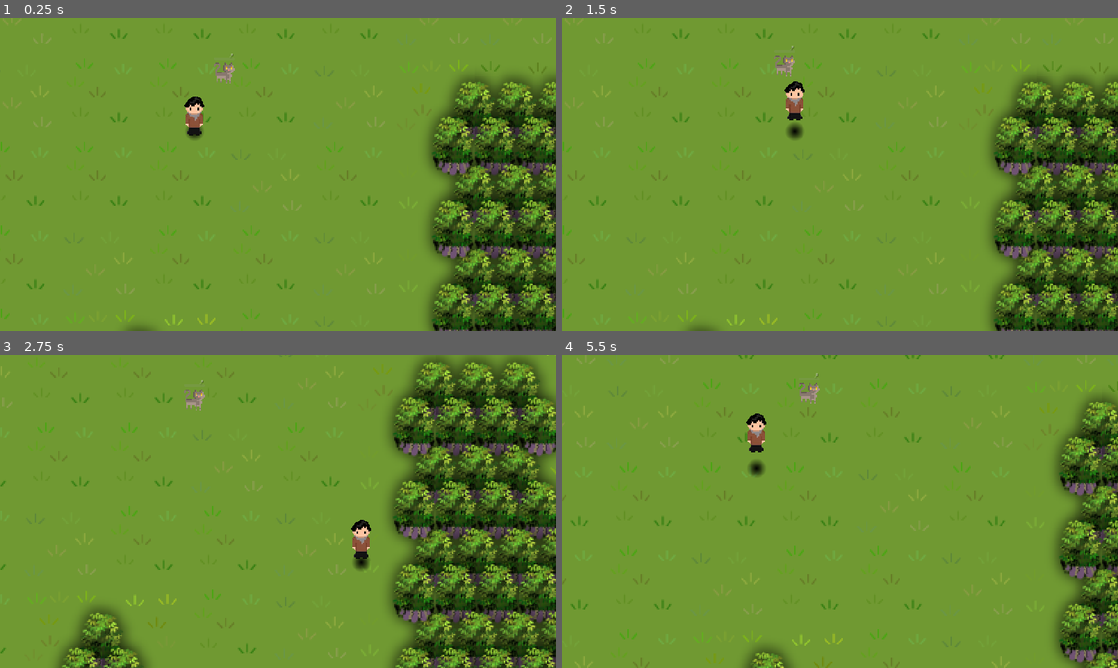
Above: before the commit, frames 1-4 (two rows, left to right).
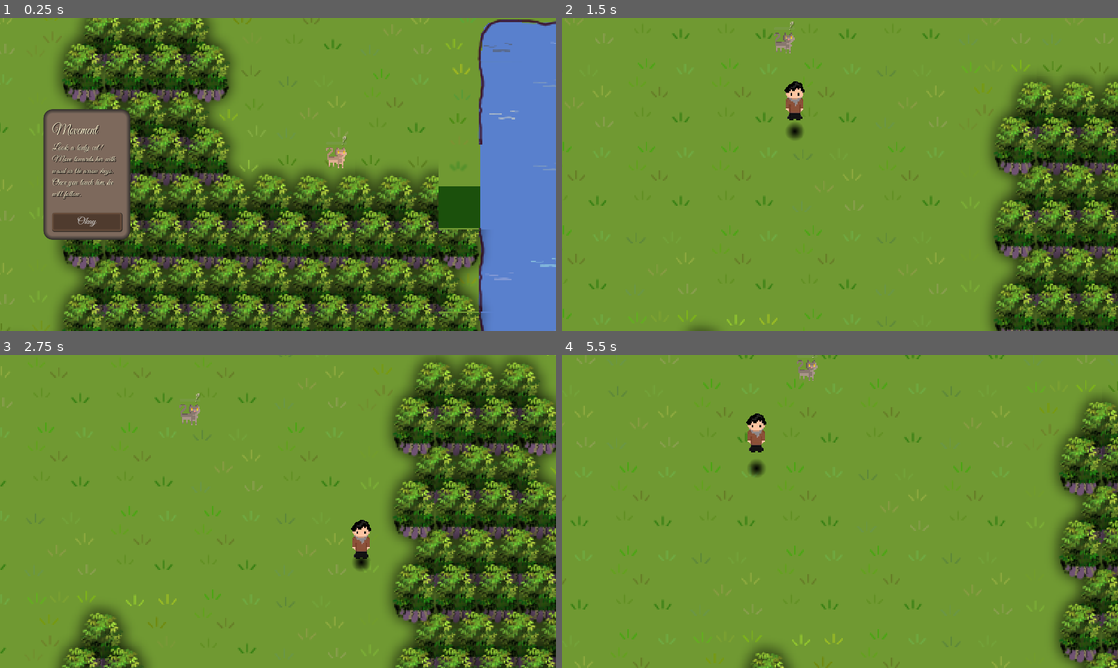
Above: after the commit, the same moments.

Repository: qfeys/ld56-tiny-creatures
Game: Godot game, scene res://main.tscn
Same seed, same stepped clock (60 frames per second), same inputs: the game is played once before the commit and once after it.
Inputs (mouse positions are in pixels of both pictures, inside the frame that each line leads up to):
- Up to frame 1 (0.25 s): no input
- Up to frame 2 (1.5 s): click (650, 221) at 0.5 s, where only the run after the commit has a clickable "Okay"; tap Enter at 1.25 s; hold D (action_right) from 1.28 s (still down); tap Space (action_jump) at 1.35 s
- Up to frame 3 (2.75 s): tap Space (action_jump) at 1.52, 1.82, 2.27, 2.3, 2.57 s; release D (action_right) at 2.03 s; hold S (action_down) from 2.03 s (still down); tap Ctrl (action_crawl) at 2.1 s
- Up to frame 4 (5.5 s): release S (action_down) at 2.78 s; hold D (action_right) 2.78-3.53 s; tap Space (action_jump) at 2.85, 3.77, 3.8, 4.07, 4.35, 4.52, 4.82, 5.27, 5.3 s; hold W (action_up) 3.53-4.28 s; tap Ctrl (action_crawl) at 3.6, 5.1 s; hold A (action_left) from 4.28 s (still down)

The runs differ from the first frame. In frame 1, 64% of the frame differs, in the area x 0-100%, y 0-100%; in frame 2, 0.3%; in frame 3, 0.3%; in frame 4, 0.3%.

Commit message:
Sound and tutorial

Diff:
--- a/UI/panel_style_box.tres
+++ b/UI/panel_style_box.tres
@@ -4,7 +4,7 @@
 content_margin_left = 20.0
 content_margin_top = 30.0
 content_margin_right = 20.0
-content_margin_bottom = 10.0
+content_margin_bottom = 20.0
 bg_color = Color(0.49, 0.41356, 0.3626, 1)
 border_width_left = 10
 border_width_top = 10
--- a/cat/cat.gd
+++ b/cat/cat.gd
@@ -11,6 +11,7 @@
 @export var player: CharacterBody2D
 @export var agitation_bar: ProgressBar
 @export var warning_lable: Label
+@export var audio_manager: Node2D
 
 # Enum for states
 enum State { SIT, MOVE, JOIN, CRAWL, ANXIOUS, LEAVE }
@@ -123,6 +124,7 @@
     if collision:
         match collision.get_collider().get_class():
             "TileMapLayer":
+                get_node("/root/Main/tutorial").call_deferred("open_agitation", self)
                 agitation += 5
                 var normal = collision.get_normal()
                 velocity = velocity.bounce(normal)
@@ -149,10 +151,11 @@
                         _enter_sit_state()
 
             "CharacterBody2D":
-                if collision.get_collider().has_method("get_slashed"):
+                if agitation > 10 and collision.get_collider().has_method("get_slashed"):
                     collision.get_collider().get_slashed(agitation / 10.0)
                     was_in_attack_timer = ATTACK_COOLDOWN
                     _enter_sit_state()
+                    get_node("/root/Main/tutorial").open_fights(self)
                 else: # means it's the player
                     agitation -= 10
                     _enter_sit_state()
@@ -201,6 +204,7 @@
     velocity = Vector2.ZERO
     if sit_timer <= 0.0:
         sit_timer = SIT_TIME
+    audio_manager.play_random()
 
 func _enter_move_state() -> void:
     current_state = State.MOVE
@@ -228,6 +232,7 @@
         printerr("Cat has no player to crawl to")
 
 func _enter_anxious_state() -> void:
+    get_node("/root/Main/tutorial").call_deferred("open_anxiety", self)
     current_state = State.ANXIOUS
     velocity = Vector2.ZERO
     sit_timer = 3.0
@@ -242,3 +247,4 @@
     agitation += damage
     was_in_attack_timer = ATTACK_COOLDOWN
     _enter_move_state()
+    audio_manager.play_fight()
--- a/cat/cat.tscn
+++ b/cat/cat.tscn
@@ -6,6 +6,13 @@
 [ext_resource type="Script" path="res://cat/recolor.gd" id="3_s37f2"]
 [ext_resource type="Theme" uid="uid://bsupviace6ypy" path="res://UI/ui_theme.tres" id="5_n73wd"]
 [ext_resource type="FontFile" uid="uid://c83js3twejqpq" path="res://UI/GreatVibes-Regular.ttf" id="6_17qga"]
+[ext_resource type="Script" path="res://cat/sound_manager.gd" id="7_i4mf2"]
+[ext_resource type="AudioStream" uid="uid://cggjxqeuwp428" path="res://sound/cat_rand_1.wav" id="8_q2beh"]
+[ext_resource type="AudioStream" uid="uid://denn1o28bvq5" path="res://sound/cat_rand_2.wav" id="9_bn7ah"]
+[ext_resource type="AudioStream" uid="uid://dmjgq4f8ajxak" path="res://sound/cat_rand_3.wav" id="10_2eb7f"]
+[ext_resource type="AudioStream" uid="uid://cpk3y18y0b4du" path="res://sound/cat_rand_4.wav" id="11_r558y"]
+[ext_resource type="AudioStream" uid="uid://d280npcpey1x4" path="res://sound/cat_fight.wav" id="12_s3cei"]
+[ext_resource type="AudioStream" uid="uid://c42sflfu7nx2x" path="res://sound/cat_fight_2.wav" id="13_n2vwq"]
 
 [sub_resource type="CircleShape2D" id="CircleShape2D_u3y08"]
 radius = 7.0
@@ -13,14 +20,15 @@
 [sub_resource type="LabelSettings" id="LabelSettings_ugw4w"]
 line_spacing = 0.0
 font = ExtResource("6_17qga")
-font_size = 10
+font_color = Color(1, 0.86, 0.904333, 1)
 shadow_color = Color(0, 0, 0, 0.282353)
 
-[node name="cat" type="CharacterBody2D" node_paths=PackedStringArray("agitation_bar", "warning_lable") groups=["cat"]]
+[node name="cat" type="CharacterBody2D" node_paths=PackedStringArray("agitation_bar", "warning_lable", "audio_manager") groups=["cat"]]
 motion_mode = 1
 script = ExtResource("1_y7ae7")
 agitation_bar = NodePath("Control/ProgressBar")
 warning_lable = NodePath("Control/CenterContainer/Label")
+audio_manager = NodePath("sound_manager")
 
 [node name="sprite_base" type="Sprite2D" parent="."]
 texture = ExtResource("2_qby6i")
@@ -66,3 +74,36 @@
 layout_mode = 2
 text = "S"
 label_settings = SubResource("LabelSettings_ugw4w")
+
+[node name="sound_manager" type="Node2D" parent="." node_paths=PackedStringArray("rand_1", "rand_2", "rand_3", "rand_4", "fight_1", "fight_2")]
+script = ExtResource("7_i4mf2")
+rand_1 = NodePath("cat_rand_1")
+rand_2 = NodePath("cat_rand_2")
+rand_3 = NodePath("cat_rand_3")
+rand_4 = NodePath("cat_rand_4")
+fight_1 = NodePath("cat_fight")
+fight_2 = NodePath("cat_fight2")
+
+[node name="cat_rand_1" type="AudioStreamPlayer2D" parent="sound_manager"]
+stream = ExtResource("8_q2beh")
+max_distance = 192.0
+
+[node name="cat_rand_2" type="AudioStreamPlayer2D" parent="sound_manager"]
+stream = ExtResource("9_bn7ah")
+max_distance = 192.0
+
+[node name="cat_rand_3" type="AudioStreamPlayer2D" parent="sound_manager"]
+stream = ExtResource("10_2eb7f")
+max_distance = 192.0
+
+[node name="cat_rand_4" type="AudioStreamPlayer2D" parent="sound_manager"]
+stream = ExtResource("11_r558y")
+max_distance = 192.0
+
+[node name="cat_fight" type="AudioStreamPlayer2D" parent="sound_manager"]
+stream = ExtResource("12_s3cei")
+max_distance = 256.0
+
+[node name="cat_fight2" type="AudioStreamPlayer2D" parent="sound_manager"]
+stream = ExtResource("13_n2vwq")
+max_distance = 256.0
--- /dev/null
+++ b/cat/sound_manager.gd
@@ -0,0 +1,35 @@
+extends Node2D
+
+@export var rand_1: AudioStreamPlayer2D
+@export var rand_2: AudioStreamPlayer2D
+@export var rand_3: AudioStreamPlayer2D
+@export var rand_4: AudioStreamPlayer2D
+@export var fight_1: AudioStreamPlayer2D
+@export var fight_2: AudioStreamPlayer2D
+
+var time_since_last_rand: float = 0.0
+const MAX_TIME_BETWEEN_RANDS = 3.0
+
+func play_random():
+    if time_since_last_rand > MAX_TIME_BETWEEN_RANDS:
+        time_since_last_rand = 0.0
+        match randi() % 4:
+            0:
+                rand_1.play()
+            1:
+                rand_2.play()
+            2:
+                rand_3.play()
+            3:
+                rand_4.play()
+
+
+func play_fight():
+    match randi() % 2:
+        0:
+            fight_1.play()
+        1:
+            fight_2.play()
+
+func _process(delta):
+    time_since_last_rand += delta
--- a/main.tscn
+++ b/main.tscn
@@ -1,10 +1,11 @@
-[gd_scene load_steps=6 format=3 uid="uid://bqsss0cijxkbr"]
+[gd_scene load_steps=7 format=3 uid="uid://bqsss0cijxkbr"]
 
 [ext_resource type="PackedScene" uid="uid://bdskqdoova2l7" path="res://world/world.tscn" id="1_s3kog"]
 [ext_resource type="Script" path="res://camera.gd" id="2_7f3v2"]
 [ext_resource type="PackedScene" uid="uid://c80kevs187m6c" path="res://player/player.tscn" id="2_j8he0"]
 [ext_resource type="PackedScene" uid="uid://dh60fono75mm8" path="res://cat/cat.tscn" id="4_or6my"]
 [ext_resource type="PackedScene" uid="uid://b2y3c32ga11et" path="res://gate/gate.tscn" id="5_v03ap"]
+[ext_resource type="PackedScene" uid="uid://b1vy2yjnyfvg6" path="res://tutorial.tscn" id="6_0cx5w"]
 
 [node name="Main" type="Node2D"]
 y_sort_enabled = true
@@ -50,3 +51,6 @@
 
 [node name="gate" parent="." instance=ExtResource("5_v03ap")]
 position = Vector2(217, -196)
+
+[node name="tutorial" parent="." node_paths=PackedStringArray("camera") instance=ExtResource("6_0cx5w")]
+camera = NodePath("../Camera2D")
--- a/player/player.gd
+++ b/player/player.gd
@@ -2,10 +2,11 @@
 
 @export var main_sprite: Sprite2D
 @export var ground_shadow: Sprite2D
+@export var footstep_sound: AudioStreamPlayer
 
 const SPEED = 200.0
 const CRAWL_SPEED = 80.0
-const JUMP_VELOCITY = 200.0
+const JUMP_SPEED = 200.0
 const ACCELERATION = 1000.0
 const JUMP_TIME = 0.5
 const JUMP_HEIGHT = 32.0
@@ -16,7 +17,12 @@
 var jump_start: Vector2
 var jump_direction: Vector2
 
+var time_until_tutorial: float = 6.0
+
 func _physics_process(delta):
+    time_until_tutorial -= delta
+    if time_until_tutorial < 0.0:
+        get_node("/root/Main/tutorial").call_deferred("open_abilities")
 
     if is_jumping:
         do_jump(delta)
@@ -43,6 +49,8 @@
         velocity.y = move_toward(velocity.y, 0, ACCELERATION * delta)
 
     var collider = move_and_collide(velocity * delta)
+    if velocity != Vector2.ZERO and footstep_sound.playing == false:
+        footstep_sound.play()
 
     if collider:
         collider_handle(collider)
@@ -62,7 +70,7 @@
 
 
 func do_jump(delta: float) -> void:
-    velocity = jump_direction * JUMP_VELOCITY
+    velocity = jump_direction * JUMP_SPEED
     move_and_collide(velocity * delta)
 
     var jump_fraction = jump_timer / JUMP_TIME # goes from 0 to 1
--- a/player/player.tscn
+++ b/player/player.tscn
@@ -1,7 +1,8 @@
-[gd_scene load_steps=6 format=3 uid="uid://c80kevs187m6c"]
+[gd_scene load_steps=7 format=3 uid="uid://c80kevs187m6c"]
 
 [ext_resource type="Script" path="res://player/player.gd" id="1_1p7t5"]
 [ext_resource type="Texture2D" uid="uid://cbxql0frdqv5n" path="res://player/player_spritesheet.png" id="2_pgi5h"]
+[ext_resource type="AudioStream" uid="uid://ff28utlfw63b" path="res://sound/footstep.wav" id="3_pnorj"]
 
 [sub_resource type="CircleShape2D" id="CircleShape2D_nh2pr"]
 radius = 16.0
@@ -17,7 +18,7 @@
 fill_from = Vector2(0.5, 0.5)
 fill_to = Vector2(0.5, 0)
 
-[node name="Player" type="CharacterBody2D" node_paths=PackedStringArray("main_sprite", "ground_shadow")]
+[node name="Player" type="CharacterBody2D" node_paths=PackedStringArray("main_sprite", "ground_shadow", "footstep_sound")]
 position = Vector2(100, 100)
 collision_layer = 5
 collision_mask = 5
@@ -25,6 +26,7 @@
 script = ExtResource("1_1p7t5")
 main_sprite = NodePath("Sprite2D")
 ground_shadow = NodePath("ground_shadow")
+footstep_sound = NodePath("AudioStreamPlayer")
 
 [node name="CollisionShape2D" type="CollisionShape2D" parent="."]
 shape = SubResource("CircleShape2D_nh2pr")
@@ -38,3 +40,6 @@
 offset = Vector2(0, -20)
 region_enabled = true
 region_rect = Rect2(0, 0, 32, 64)
+
+[node name="AudioStreamPlayer" type="AudioStreamPlayer" parent="."]
+stream = ExtResource("3_pnorj")
--- /dev/null
+++ b/tutorial.gd
@@ -0,0 +1,64 @@
+extends Node2D
+
+@export var camera: Camera2D
+
+@export var movement: PanelContainer
+@export var abilities: PanelContainer
+@export var agitation: PanelContainer
+@export var fights: PanelContainer
+@export var anxiety: PanelContainer
+
+var abilities_has_been_opened: bool = false
+var agitation_has_been_opened: bool = false
+var fights_has_been_opened: bool = false
+var anxiety_has_been_opened: bool = false
+
+# Called when the node enters the scene tree for the first time.
+func _ready():
+    process_mode = Node.PROCESS_MODE_ALWAYS
+    call_deferred("open_movement")
+
+
+
+func close_all():
+    movement.visible = false
+    abilities.visible = false
+    agitation.visible = false
+    fights.visible = false
+    anxiety.visible = false
+    get_tree().paused = false
+
+func open_movement():
+    movement.visible = true
+    get_tree().paused = true
+
+func open_abilities():
+    if abilities_has_been_opened:
+        return
+    abilities_has_been_opened = true
+    abilities.visible = true
+    get_tree().paused = true
+
+func open_agitation(cat: Node2D):
+    if agitation_has_been_opened:
+        return
+    agitation_has_been_opened = true
+    camera.position = cat.position
+    agitation.visible = true
+    get_tree().paused = true
+
+func open_fights(cat: Node2D):
+    if fights_has_been_opened:
+        return
+    fights_has_been_opened = true
+    camera.position = cat.position
+    fights.visible = true
+    get_tree().paused = true
+
+func open_anxiety(cat: Node2D):
+    if anxiety_has_been_opened:
+        return
+    anxiety_has_been_opened = true
+    camera.position = cat.position
+    anxiety.visible = true
+    get_tree().paused = true
--- /dev/null
+++ b/tutorial.tscn
@@ -0,0 +1,200 @@
+[gd_scene load_steps=6 format=3 uid="uid://b1vy2yjnyfvg6"]
+
+[ext_resource type="Script" path="res://tutorial.gd" id="1_fg5au"]
+[ext_resource type="Theme" uid="uid://bsupviace6ypy" path="res://UI/ui_theme.tres" id="1_fw81h"]
+[ext_resource type="FontFile" uid="uid://c83js3twejqpq" path="res://UI/GreatVibes-Regular.ttf" id="2_pqe65"]
+
+[sub_resource type="LabelSettings" id="LabelSettings_6qo0w"]
+font = ExtResource("2_pqe65")
+font_size = 30
+font_color = Color(1, 0.966, 0.83, 1)
+shadow_color = Color(0, 0, 0, 0.623529)
+
+[sub_resource type="LabelSettings" id="LabelSettings_6tepk"]
+line_spacing = 0.0
+font = ExtResource("2_pqe65")
+font_size = 20
+font_color = Color(1, 0.966, 0.83, 1)
+shadow_color = Color(0, 0, 0, 0.623529)
+
+[node name="tutorial" type="Node2D" node_paths=PackedStringArray("movement", "abilities", "agitation", "fights", "anxiety")]
+script = ExtResource("1_fg5au")
+movement = NodePath("CanvasLayer/movement")
+abilities = NodePath("CanvasLayer/abilities")
+agitation = NodePath("CanvasLayer/agitation")
+fights = NodePath("CanvasLayer/fights")
+anxiety = NodePath("CanvasLayer/Anxiety")
+
+[node name="CanvasLayer" type="CanvasLayer" parent="."]
+
+[node name="movement" type="PanelContainer" parent="CanvasLayer"]
+visible = false
+custom_minimum_size = Vector2(200, 300)
+anchors_preset = 4
+anchor_top = 0.5
+anchor_bottom = 0.5
+offset_left = 100.0
+offset_top = -150.0
+offset_right = 300.0
+offset_bottom = 150.0
+grow_vertical = 2
+theme = ExtResource("1_fw81h")
+
+[node name="VBoxContainer" type="VBoxContainer" parent="CanvasLayer/movement"]
+layout_mode = 2
+
+[node name="Label" type="Label" parent="CanvasLayer/movement/VBoxContainer"]
+layout_mode = 2
+text = "Movement"
+label_settings = SubResource("LabelSettings_6qo0w")
+
+[node name="Label2" type="Label" parent="CanvasLayer/movement/VBoxContainer"]
+custom_minimum_size = Vector2(100, 0)
+layout_mode = 2
+text = "Look, a lonly cat!
+Move towards her with wasd or the arrow keys. Once you touch him, he will follow."
+label_settings = SubResource("LabelSettings_6tepk")
+autowrap_mode = 3
+
+[node name="Button" type="Button" parent="CanvasLayer/movement/VBoxContainer"]
+layout_mode = 2
+size_flags_vertical = 10
+text = "Okay"
+
+[node name="abilities" type="PanelContainer" parent="CanvasLayer"]
+visible = false
+custom_minimum_size = Vector2(200, 300)
+anchors_preset = 4
+anchor_top = 0.5
+anchor_bottom = 0.5
+offset_left = 100.0
+offset_top = -150.0
+offset_right = 300.0
+offset_bottom = 150.0
+grow_vertical = 2
+theme = ExtResource("1_fw81h")
+
+[node name="VBoxContainer" type="VBoxContainer" parent="CanvasLayer/abilities"]
+layout_mode = 2
+
+[node name="Label" type="Label" parent="CanvasLayer/abilities/VBoxContainer"]
+layout_mode = 2
+text = "Abilities"
+label_settings = SubResource("LabelSettings_6qo0w")
+
+[node name="Label2" type="Label" parent="CanvasLayer/abilities/VBoxContainer"]
+custom_minimum_size = Vector2(100, 0)
+layout_mode = 2
+text = "Make sure to press Ctrl and Space once in a while. It might prove usefull."
+label_settings = SubResource("LabelSettings_6tepk")
+autowrap_mode = 3
+
+[node name="Button" type="Button" parent="CanvasLayer/abilities/VBoxContainer"]
+layout_mode = 2
+size_flags_vertical = 10
+text = "Okay"
+
+[node name="agitation" type="PanelContainer" parent="CanvasLayer"]
+visible = false
+custom_minimum_size = Vector2(200, 300)
+anchors_preset = 4
+anchor_top = 0.5
+anchor_bottom = 0.5
+offset_left = 100.0
+offset_top = -150.0
+offset_right = 300.0
+offset_bottom = 150.0
+grow_vertical = 2
+theme = ExtResource("1_fw81h")
+
+[node name="VBoxContainer" type="VBoxContainer" parent="CanvasLayer/agitation"]
+layout_mode = 2
+
+[node name="Label" type="Label" parent="CanvasLayer/agitation/VBoxContainer"]
+layout_mode = 2
+text = "Agitation"
+label_settings = SubResource("LabelSettings_6qo0w")
+
+[node name="Label2" type="Label" parent="CanvasLayer/agitation/VBoxContainer"]
+custom_minimum_size = Vector2(100, 0)
+layout_mode = 2
+text = "Cats are not always good at finding their way, but if they get stuck, they get agitatated. Make sure to keep an eye on the red meter."
+label_settings = SubResource("LabelSettings_6tepk")
+autowrap_mode = 3
+
+[node name="Button" type="Button" parent="CanvasLayer/agitation/VBoxContainer"]
+layout_mode = 2
+size_flags_vertical = 10
+text = "Okay"
+
+[node name="fights" type="PanelContainer" parent="CanvasLayer"]
+visible = false
+custom_minimum_size = Vector2(200, 300)
+anchors_preset = 4
+anchor_top = 0.5
+anchor_bottom = 0.5
+offset_left = 100.0
+offset_top = -150.0
+offset_right = 300.0
+offset_bottom = 150.0
+grow_vertical = 2
+theme = ExtResource("1_fw81h")
+
+[node name="VBoxContainer" type="VBoxContainer" parent="CanvasLayer/fights"]
+layout_mode = 2
+
+[node name="Label" type="Label" parent="CanvasLayer/fights/VBoxContainer"]
+layout_mode = 2
+text = "Fights"
+label_settings = SubResource("LabelSettings_6qo0w")
+
+[node name="Label2" type="Label" parent="CanvasLayer/fights/VBoxContainer"]
+custom_minimum_size = Vector2(100, 0)
+layout_mode = 2
+text = "If cats are agitated and they run into each other, they can get into fights. Thsi does not make them any calmer."
+label_settings = SubResource("LabelSettings_6tepk")
+autowrap_mode = 3
+
+[node name="Button" type="Button" parent="CanvasLayer/fights/VBoxContainer"]
+layout_mode = 2
+size_flags_vertical = 10
+text = "Okay"
+
+[node name="Anxiety" type="PanelContainer" parent="CanvasLayer"]
+visible = false
+custom_minimum_size = Vector2(200, 300)
+anchors_preset = 4
+anchor_top = 0.5
+anchor_bottom = 0.5
+offset_left = 100.0
+offset_top = -150.0
+offset_right = 300.0
+offset_bottom = 150.0
+grow_vertical = 2
+theme = ExtResource("1_fw81h")
+
+[node name="VBoxContainer" type="VBoxContainer" parent="CanvasLayer/Anxiety"]
+layout_mode = 2
+
+[node name="Label" type="Label" parent="CanvasLayer/Anxiety/VBoxContainer"]
+layout_mode = 2
+text = "Anxiety"
+label_settings = SubResource("LabelSettings_6qo0w")
+
+[node name="Label2" type="Label" parent="CanvasLayer/Anxiety/VBoxContainer"]
+custom_minimum_size = Vector2(100, 0)
+layout_mode = 2
+text = "When cats get too agitated, they get anxious. Go back to them and crouch, or they might leave."
+label_settings = SubResource("LabelSettings_6tepk")
+autowrap_mode = 3
+
+[node name="Button" type="Button" parent="CanvasLayer/Anxiety/VBoxContainer"]
+layout_mode = 2
+size_flags_vertical = 10
+text = "Okay"
+
+[connection signal="button_up" from="CanvasLayer/movement/VBoxContainer/Button" to="." method="close_all"]
+[connection signal="button_up" from="CanvasLayer/abilities/VBoxContainer/Button" to="." method="close_all"]
+[connection signal="button_up" from="CanvasLayer/agitation/VBoxContainer/Button" to="." method="close_all"]
+[connection signal="button_up" from="CanvasLayer/fights/VBoxContainer/Button" to="." method="close_all"]
+[connection signal="button_up" from="CanvasLayer/Anxiety/VBoxContainer/Button" to="." method="close_all"]
Not shown: 1 places in cat/cat.tscn that only renumber resources
Not shown, added: sound/cat_fight.wav.import
Not shown, added: sound/cat_fight_2.wav.import
Not shown, added: sound/cat_rand_1.wav.import
Not shown, added: sound/cat_rand_2.wav.import
Not shown, added: sound/cat_rand_3.wav.import
Not shown, added: sound/cat_rand_4.wav.import
Not shown, added: sound/cat_fight.wav
Not shown, added: sound/cat_fight_2.wav
Not shown, added: sound/cat_rand_1.wav
Not shown, added: sound/cat_rand_2.wav
Not shown, added: sound/cat_rand_3.wav
(and 2 more such lines)
